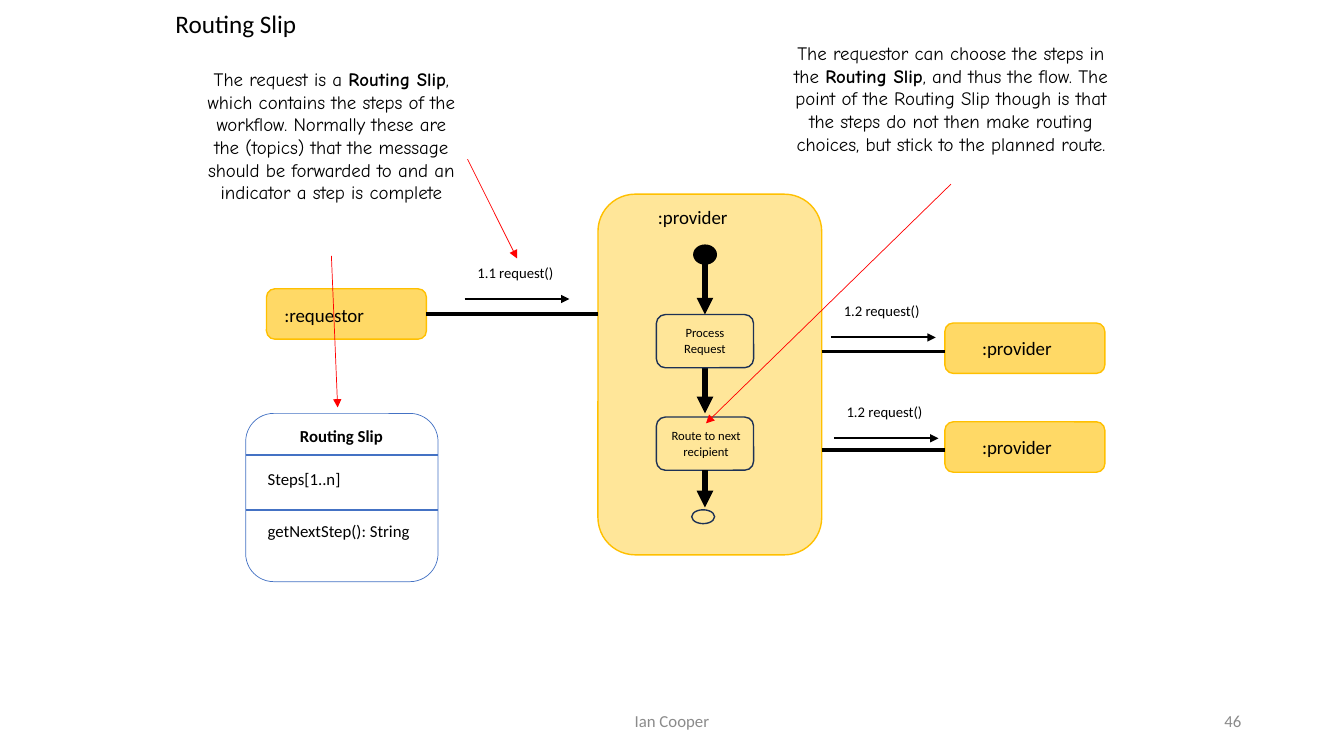
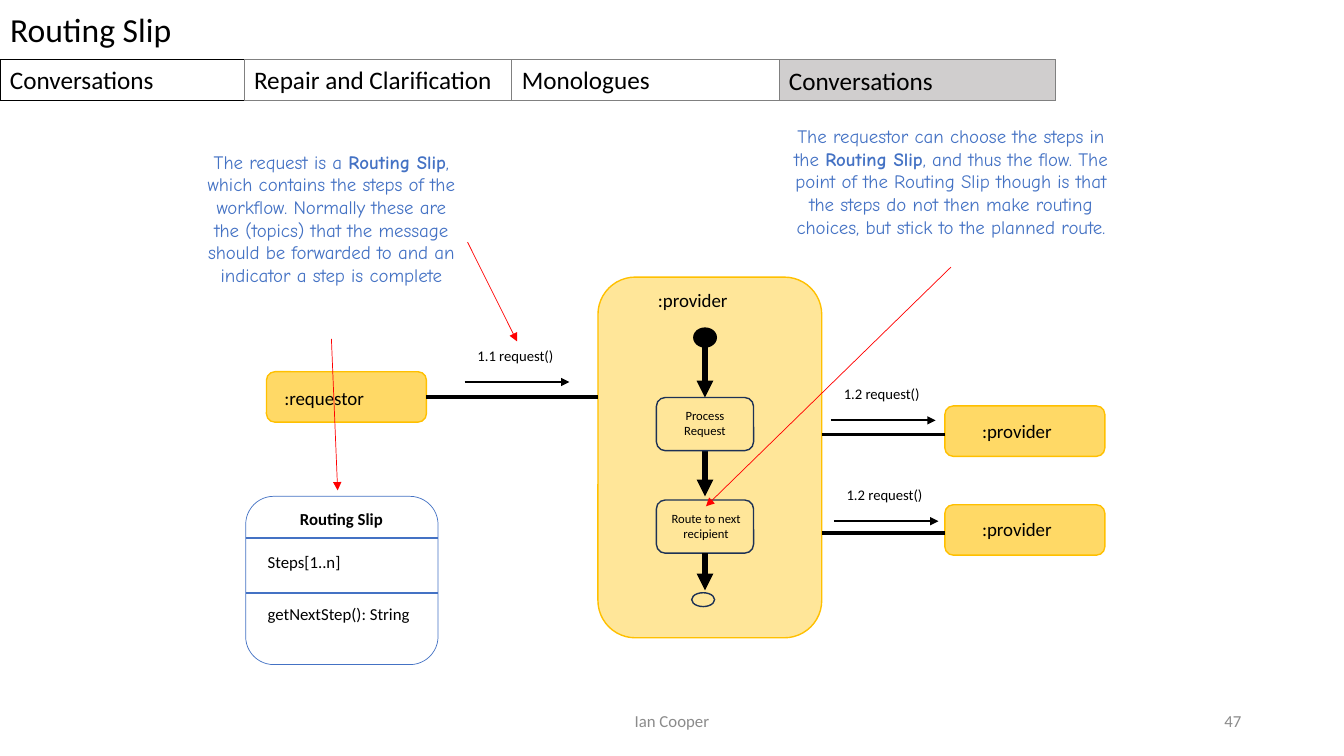
Before and after one commit to iancooper/Presentations, a slide deck: slide 47 of Conversation Patterns.pptx (slide 46 before the commit). Drawn at 1344x756 pixels with LibreOffice and Linux fonts; fonts in the diff are those of the drawing. Boxes give left, top, right and bottom in pixels: in the first picture for what was removed or moved away, otherwise in the second. Text is boxed around its words. In the diff, an @@ line names an element or a change of style, - is before the commit and + after.

```diff
--- a/Conversation Patterns.pptx
+++ b/Conversation Patterns.pptx
@@ text "Routing Slip": place and size @@
-text "Routing Slip" at box(175, 15, 296, 38)
+text "Routing Slip" at box(10, 18, 171, 48)
@@ text "Routing Slip" at box(10, 18, 171, 48): size 18 to 24 pt @@
@@ rectangle added at box(0, 59, 245, 100), fill #FFFFFF, outline #000000 0.75 pt, 18 pt, text #000000 @@
+Conversations
@@ rectangle added at box(244, 59, 512, 100), fill #FFFFFF, outline #808080 0.75 pt, 18 pt, text #000000 @@
+Repair and Clarification
@@ rectangle added at box(512, 59, 780, 100), fill #FFFFFF, outline #808080 0.75 pt, 18 pt, text #000000 @@
+Monologues
@@ rectangle added at box(779, 60, 1057, 101), fill #D0CECE, outline #808080 0.75 pt, 18 pt, text #000000 @@
+Conversations
@@ text "The request is a Routing ..." at box(208, 156, 455, 286): text colour #000000 to #4472C4 @@
@@ text "The requestor can choose the ..." at box(794, 130, 1107, 238): text colour #000000 to #4472C4 @@
@@ 4 texts, 3 arrows, 2 rounded rectangles, 2 lines: place and size @@
-4 texts, 3 arrows, 2 rounded rectangles, 2 lines at box(208, 73, 1052, 556)
+4 texts, 3 arrows, 2 rounded rectangles, 2 lines at box(208, 156, 1052, 638)
@@ 10 texts, 6 arrows, 5 rounded rectangles, 3 lines, 2 ellipses: place and size @@
-10 texts, 6 arrows, 5 rounded rectangles, 3 lines, 2 ellipses at box(246, 47, 1107, 582)
+10 texts, 6 arrows, 5 rounded rectangles, 3 lines, 2 ellipses at box(246, 130, 1107, 664)
@@ page number at box(1224, 716, 1241, 727): text changed @@
-46
+47
```
Also in this commit, not shown: 50 other slides changed, 1 slide added, 1 other file.
